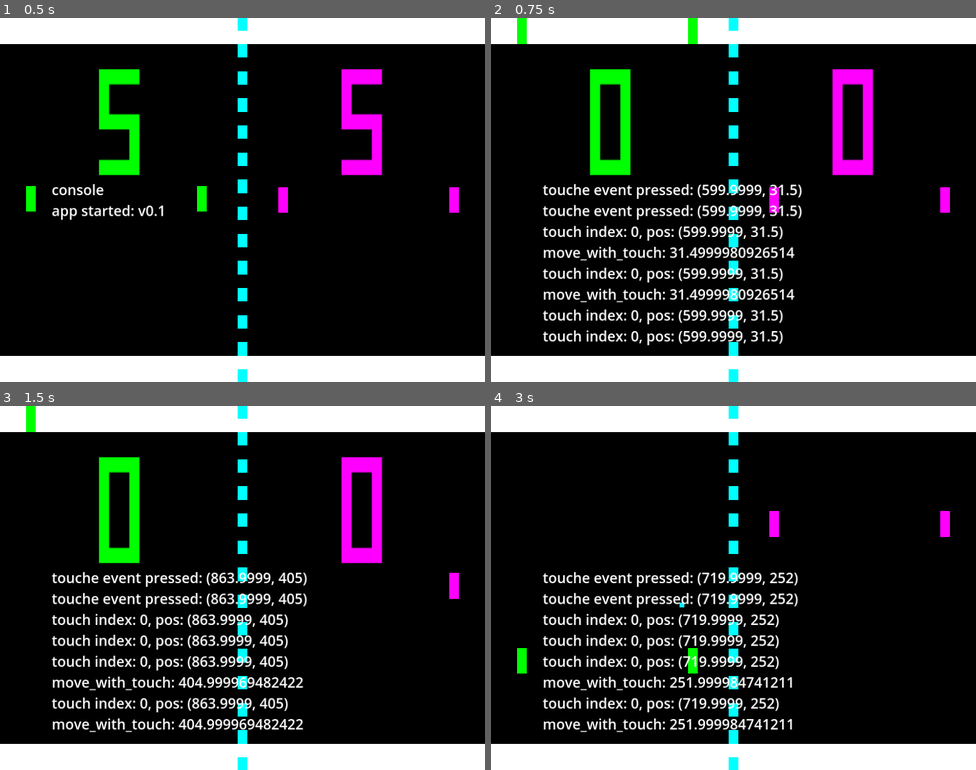
Above: before the commit, frames 1-4 (two rows, left to right).
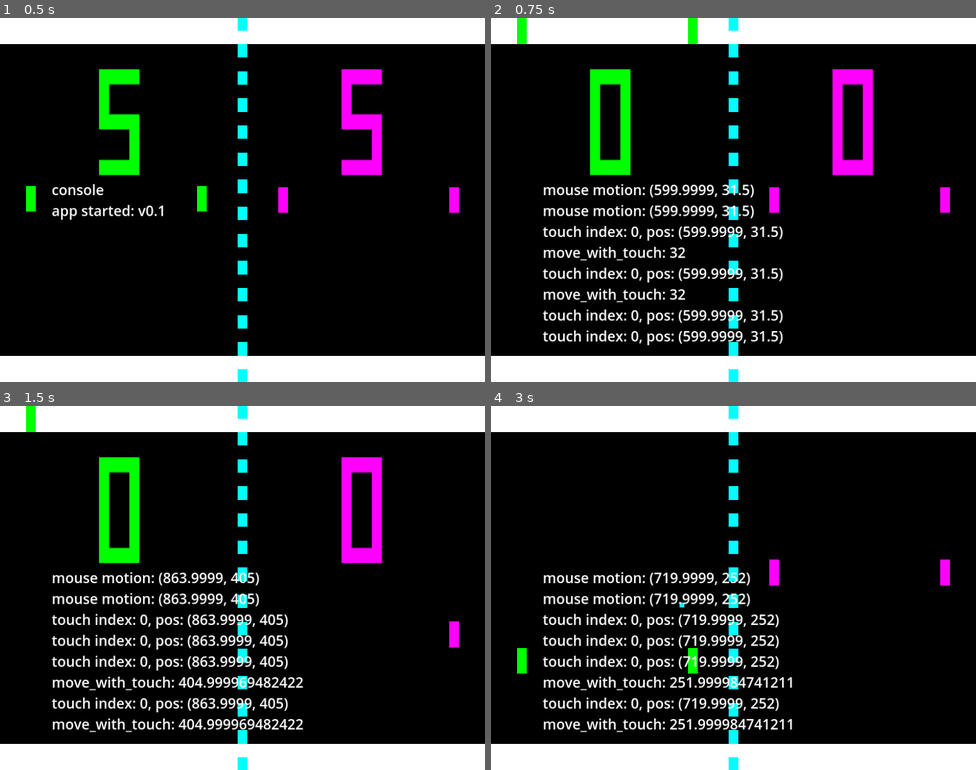
Above: after the commit, the same moments.

Repository: joshuafolkken/pong
Game: Godot game, scene res://scenes/main.tscn
Same seed, same stepped clock (60 frames per second), same inputs: the game is played once before the commit and once after it. Sound files missing from this copy of the repository are replaced by a short silence.
Inputs (mouse positions are in pixels of both pictures, inside the frame that each line leads up to):
- Up to frame 1 (0.5 s): no input
- Up to frame 2 (0.75 s): click (733, 32) at 0.5 s
- Up to frame 3 (1.5 s): tap Enter (game_start) at 1.25 s; move the mouse to (349, 569) at 1.27 s; hold Down (right_move_down) from 1.28 s (still down); hold Space (game_mode) from 1.28 s (still down); click (349, 569) at 1.42 s
- Up to frame 4 (3 s): release Down (right_move_down) at 2 s; release Space (game_mode) at 2 s; drag from (636, 606) to (709, 660) at 2.02 s; move the mouse to (782, 507) at 2.77 s; hold Down (right_move_down) from 2.78 s (still down); hold Space (game_mode) from 2.78 s (still down); click (782, 507) at 2.92 s

Frame 1 is identical in both runs. In frame 2, 2.8% of the frame differs, in the area x 10-65%, y 45-78%; in frame 3, 2.2%; in frame 4, 2.5%.

Commit message:
Multi-touch Support #65

Diff:
--- a/project.godot
+++ b/project.godot
@@ -65,11 +65,6 @@
 ]
 }
 
-[input_devices]
-
-pointing/emulate_touch_from_mouse=true
-pointing/emulate_mouse_from_touch=false
-
 [rendering]
 
 renderer/rendering_method="gl_compatibility"
--- a/scripts/paddle.gd
+++ b/scripts/paddle.gd
@@ -49,14 +49,14 @@
 	for index: int in touches.keys():
 		var touch_pos := touches[index] as Vector2
 		control.show_log("touch index: %s, pos: %s" % [index, str(touch_pos)])
-		if touch_pos.y < 0 or touch_pos.y > screen_size.y: continue
+		# if touch_pos.y < 0 or touch_pos.y > screen_size.y: continue
 
 		match player_id:
 			0: if touch_pos.x > screen_size.x / 2: continue
 			1: if touch_pos.x < screen_size.x / 2: continue
 			_: pass
 
-		position.y = touch_pos.y
+		position.y = clamp(touch_pos.y, y_min, y_max)
 		control.show_log("move_with_touch: " + str(position.y))
 
 	touches.clear()
@@ -83,16 +83,12 @@
 
 
 	position += velocity_ * speed * delta
-
-	if position.y < y_min:
-		position.y = y_min
-	elif position.y > y_max:
-		position.y = y_max
+	position.y = clamp(position.y, y_min, y_max)
 
 
 func _process(delta: float) -> void:
 	if move_with_touch(): return
-	if move_with_mouse(): return
+	# if move_with_mouse(): return
 	move_with_keyboard(delta)
 
 
Not shown, changed: web/index.html
Not shown, changed: web/index.pck
Not shown, changed: web/index.service.worker.js
